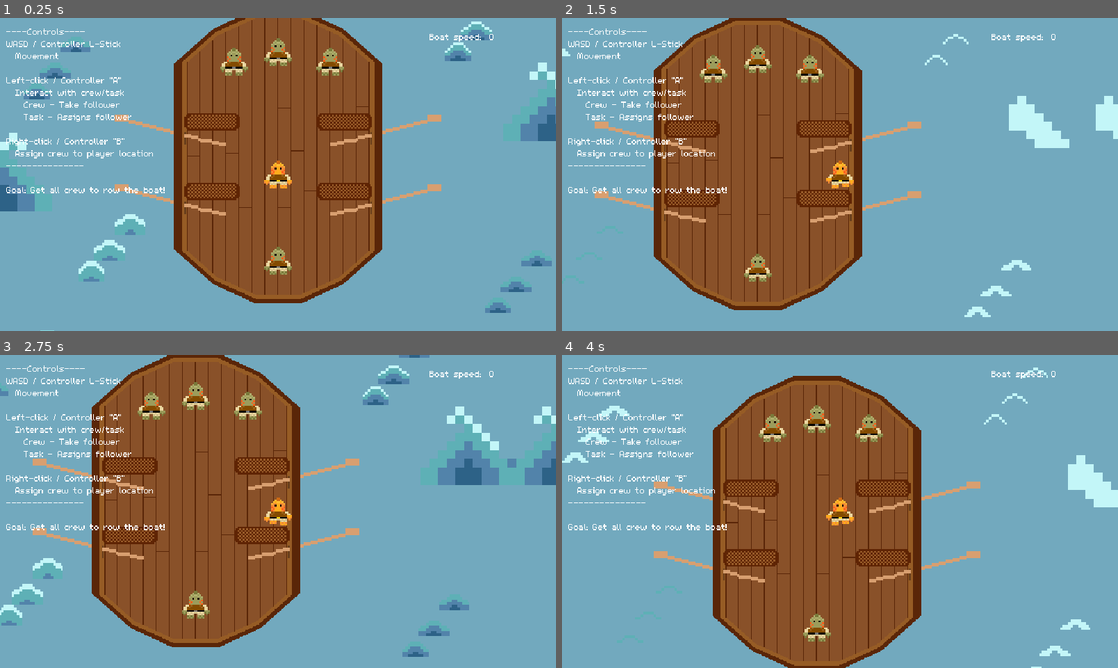
Above: before the commit, frames 1-4 (two rows, left to right).
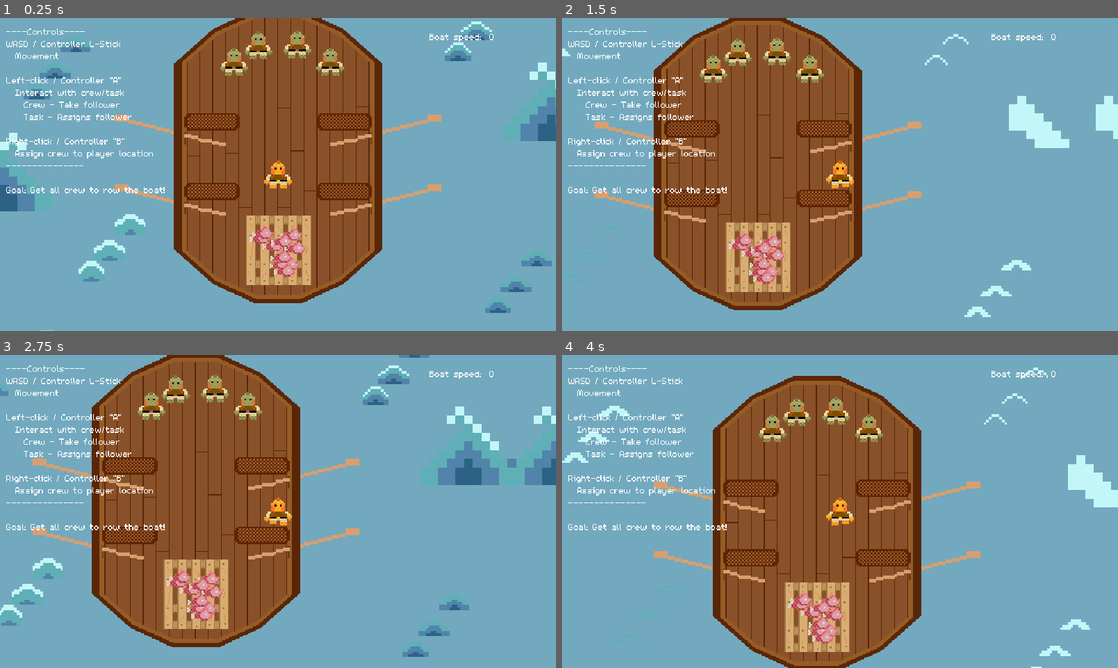
Above: after the commit, the same moments.

Repository: Splashy-Inc/splish-splashisson
Game: Godot game, scene res://Scenes/playground.tscn
The game is run twice, just before and just after one commit, with the same random seed, the same clock (stepped at 60 frames per second) and the same inputs.
Inputs:
- Up to frame 1 (0.25 s): no input
- Up to frame 2 (1.5 s): hold D (right) 0.53-1.28 s; hold I (interact) 0.53-1.28 s; hold S (down) from 1.28 s (still down); tap O (location) at 1.35 s
- Up to frame 3 (2.75 s): release S (down) at 2.03 s; hold D (right) from 2.03 s (still down); hold I (interact) from 2.03 s (still down)
- Up to frame 4 (4 s): release D (right) at 2.78 s; release I (interact) at 2.78 s; hold W (up) 2.78-3.53 s; tap O (location) at 2.85 s; hold A (left) from 3.53 s (still down); hold I (interact) from 3.53 s (still down)

The runs differ from the first frame. In frame 1, 3.2% of the frame differs, in the area x 44-56%, y 4-86%; in frame 2, 3.2%; in frame 3, 3.2%; in frame 4, 3.2%, in the area x 39-52%, y 13-95%.

Commit message:
Add meat cargo as default to stern
Update playground to keep 4 crew and bow (and boat end script) to not have cargo

Diff:
--- a/Scenes/boat_end.gd
+++ b/Scenes/boat_end.gd
@@ -1,21 +1,23 @@
 extends StaticBody2D
 
 # TODO: Make this all work with cargo class once that is created
-@export var cargo: Node2D
+@export var cargo: PackedScene
 
 # Called when the node enters the scene tree for the first time.
 func _ready() -> void:
-	set_cargo(cargo)
+	if cargo:
+		set_cargo(cargo)
 
 # Called every frame. 'delta' is the elapsed time since the previous frame.
 func _process(delta: float) -> void:
 	pass
 
-func set_cargo(new_cargo):
+func set_cargo(updated_cargo):
 	clear_cargo()
 	if $CargoSlot.get_children().is_empty():
-		cargo = new_cargo
-		$CargoSlot.add_child(cargo)
+		cargo = updated_cargo
+		var new_cargo = cargo.instantiate()
+		$CargoSlot.add_child(new_cargo)
 		print("New cargo for ", self, ": ", cargo)
 
 func clear_cargo():
--- a/Scenes/bow.tscn
+++ b/Scenes/bow.tscn
@@ -1,14 +1,12 @@
-[gd_scene load_steps=4 format=3 uid="uid://bg0meusunoosr"]
+[gd_scene load_steps=3 format=3 uid="uid://bg0meusunoosr"]
 
 [ext_resource type="Script" path="res://Scenes/boat_end.gd" id="1_6fuim"]
 [ext_resource type="Texture2D" uid="uid://bg62n7s5j2exq" path="res://Art/ShipTiles/ShipBow.png" id="1_45f1j"]
-[ext_resource type="PackedScene" uid="uid://djyibeaauqw2f" path="res://Scenes/crew_member.tscn" id="2_0nha6"]
 
-[node name="Bow" type="StaticBody2D" node_paths=PackedStringArray("cargo")]
+[node name="Bow" type="StaticBody2D"]
 collision_layer = 8
 collision_mask = 0
 script = ExtResource("1_6fuim")
-cargo = NodePath("CargoSlot/CrewMember")
 
 [node name="Sprite2D" type="Sprite2D" parent="."]
 texture = ExtResource("1_45f1j")
@@ -18,8 +16,7 @@
 polygon = PackedVector2Array(-120, 60, -120, 13, -77, -25, -27, -49, 28, -49, 77, -25, 120, 14, 120, 60, 105, 60, 105, 11, 69, -20, 27, -39, -27, -39, -71, -19, -105, 11, -105, 60)
 
 [node name="CargoSlot" type="Node2D" parent="."]
-
-[node name="CrewMember" parent="CargoSlot" instance=ExtResource("2_0nha6")]
+position = Vector2(0, 11)
 
 [node name="PlaySpace" type="Area2D" parent="."]
 
--- a/Scenes/playground.tscn
+++ b/Scenes/playground.tscn
@@ -60,6 +60,12 @@
 [node name="CrewMember" parent="." instance=ExtResource("1_tnbfu")]
 position = Vector2(380, 71)
 
+[node name="CrewMember2" parent="." instance=ExtResource("1_tnbfu")]
+position = Vector2(297, 52)
+
+[node name="CrewMember3" parent="." instance=ExtResource("1_tnbfu")]
+position = Vector2(342, 51)
+
 [node name="CrewMember4" parent="." instance=ExtResource("1_tnbfu")]
 position = Vector2(269, 71)
 
--- a/Scenes/stern.tscn
+++ b/Scenes/stern.tscn
@@ -2,13 +2,14 @@
 
 [ext_resource type="Script" path="res://Scenes/boat_end.gd" id="1_0cbxb"]
 [ext_resource type="Texture2D" uid="uid://ct0gilfhdq48q" path="res://Art/ShipTiles/ShipStern.png" id="1_kfflb"]
-[ext_resource type="PackedScene" uid="uid://djyibeaauqw2f" path="res://Scenes/crew_member.tscn" id="3_nqwn3"]
+[ext_resource type="PackedScene" uid="uid://ctc55by1vnaav" path="res://cargo.tscn" id="3_k4mrn"]
 
-[node name="Stern" type="StaticBody2D" node_paths=PackedStringArray("cargo")]
+[node name="Stern" type="StaticBody2D"]
 collision_layer = 8
 collision_mask = 0
 script = ExtResource("1_0cbxb")
-cargo = NodePath("CargoSlot/CrewMember")
+cargo = Object(StaticBody2D,"_import_path":NodePath(""),"unique_name_in_owner":false,"process_mode":0,"process_priority":0,"process_physics_priority":0,"process_thread_group":0,"physics_interpolation_mode":0,"auto_translate_mode":0,"editor_description":"","visible":true,"modulate":Color(1, 1, 1, 1),"self_modulate":Color(1, 1, 1, 1),"show_behind_parent":false,"top_level":false,"light_mask":1,"visibility_layer":1,"z_index":0,"z_as_relative":true,"y_sort_enabled":false,"texture_filter":0,"texture_repeat":0,"material":null,"use_parent_material":false,"position":Vector2(0, 0),"rotation":0.0,"scale":Vector2(1, 1),"skew":0.0,"disable_mode":0,"collision_layer":36,"collision_mask":0,"collision_priority":1.0,"input_pickable":false,"physics_material_override":null,"constant_linear_velocity":Vector2(0, 0),"constant_angular_velocity":0.0,"script":Resource("res://cargo.gd"),"meat_scene":Resource("res://meat.tscn"),"cargo_type":1)
+
 
 [node name="Sprite2D" type="Sprite2D" parent="."]
 texture = ExtResource("1_kfflb")
@@ -19,8 +20,9 @@
 polygon = PackedVector2Array(-120, 60, -120, 13, -77, -25, -27, -49, 28, -49, 77, -25, 120, 14, 120, 60, 105, 60, 105, 11, 69, -20, 27, -39, -27, -39, -71, -19, -105, 11, -105, 60)
 
 [node name="CargoSlot" type="Node2D" parent="."]
+position = Vector2(0, -11)
 
-[node name="CrewMember" parent="CargoSlot" instance=ExtResource("3_nqwn3")]
+[node name="Cargo" parent="CargoSlot" instance=ExtResource("3_k4mrn")]
 
 [node name="PlaySpace" type="Area2D" parent="."]
 
--- /dev/null
+++ b/cargo.gd
@@ -0,0 +1,37 @@
+extends StaticBody2D
+
+class_name Cargo
+
+enum Cargo_type {
+	NONE,
+	MEAT,
+}
+
+@export var meat_scene: PackedScene
+
+@export var cargo_type: Cargo_type
+var num_items = 10
+var condition = 100
+var item_value = condition / num_items
+
+# Called when the node enters the scene tree for the first time.
+func _ready() -> void:
+	_spawn_cargo()
+
+# Called every frame. 'delta' is the elapsed time since the previous frame.
+func _process(delta: float) -> void:
+	pass
+
+func _spawn_cargo():
+	match cargo_type:
+		Cargo_type.MEAT:
+			if $StackArea/CollisionShape2D.shape is CircleShape2D:
+				var spawn_origin = $StackArea/CollisionShape2D.global_position
+				var spawn_radius = $StackArea/CollisionShape2D.shape.radius
+				for i in num_items:
+					var spawn_point = spawn_origin + Vector2(randi_range(-spawn_radius, spawn_radius), randi_range(-spawn_radius, spawn_radius))
+					while spawn_point.distance_to(spawn_origin) > spawn_radius * .9:
+						spawn_point = spawn_origin + Vector2(randi_range(-spawn_radius, spawn_radius), randi_range(-spawn_radius, spawn_radius))
+					var new_cargo = meat_scene.instantiate()
+					$Items.add_child(new_cargo)
+					new_cargo.global_position = spawn_point
--- /dev/null
+++ b/cargo.tscn
@@ -0,0 +1,35 @@
+[gd_scene load_steps=6 format=3 uid="uid://ctc55by1vnaav"]
+
+[ext_resource type="Texture2D" uid="uid://bs1w40vwiefj1" path="res://Art/Cargo/Pallet.png" id="1_ou45g"]
+[ext_resource type="Script" path="res://cargo.gd" id="1_w1e3a"]
+[ext_resource type="PackedScene" uid="uid://dsnr7g2gkv5ie" path="res://meat.tscn" id="2_uwi3r"]
+
+[sub_resource type="RectangleShape2D" id="RectangleShape2D_21m0j"]
+size = Vector2(75, 80)
+
+[sub_resource type="CircleShape2D" id="CircleShape2D_7kyn7"]
+radius = 33.0
+
+[node name="Cargo" type="StaticBody2D"]
+collision_layer = 36
+collision_mask = 0
+script = ExtResource("1_w1e3a")
+meat_scene = ExtResource("2_uwi3r")
+cargo_type = 1
+
+[node name="Sprite2D" type="Sprite2D" parent="."]
+position = Vector2(1, -1)
+texture = ExtResource("1_ou45g")
+
+[node name="CollisionShape2D" type="CollisionShape2D" parent="."]
+position = Vector2(1, -1)
+shape = SubResource("RectangleShape2D_21m0j")
+
+[node name="StackArea" type="StaticBody2D" parent="."]
+collision_layer = 8
+collision_mask = 0
+
+[node name="CollisionShape2D" type="CollisionShape2D" parent="StackArea"]
+shape = SubResource("CircleShape2D_7kyn7")
+
+[node name="Items" type="Node2D" parent="."]
--- /dev/null
+++ b/meat.tscn
@@ -0,0 +1,9 @@
+[gd_scene load_steps=2 format=3 uid="uid://dsnr7g2gkv5ie"]
+
+[ext_resource type="Texture2D" uid="uid://8ld8yvec0wq6" path="res://Art/Cargo/Ham/Ham1.png" id="1_bclxv"]
+
+[node name="Meat" type="Node2D"]
+
+[node name="Sprite2D" type="Sprite2D" parent="."]
+position = Vector2(-5, -9)
+texture = ExtResource("1_bclxv")
--- a/project.godot
+++ b/project.godot
@@ -92,6 +92,7 @@
 2d_physics/layer_3="Interactable"
 2d_physics/layer_4="Boundaries"
 2d_physics/layer_5="Puddles"
+2d_physics/layer_6="Cargo"
 
 [rendering]
 
